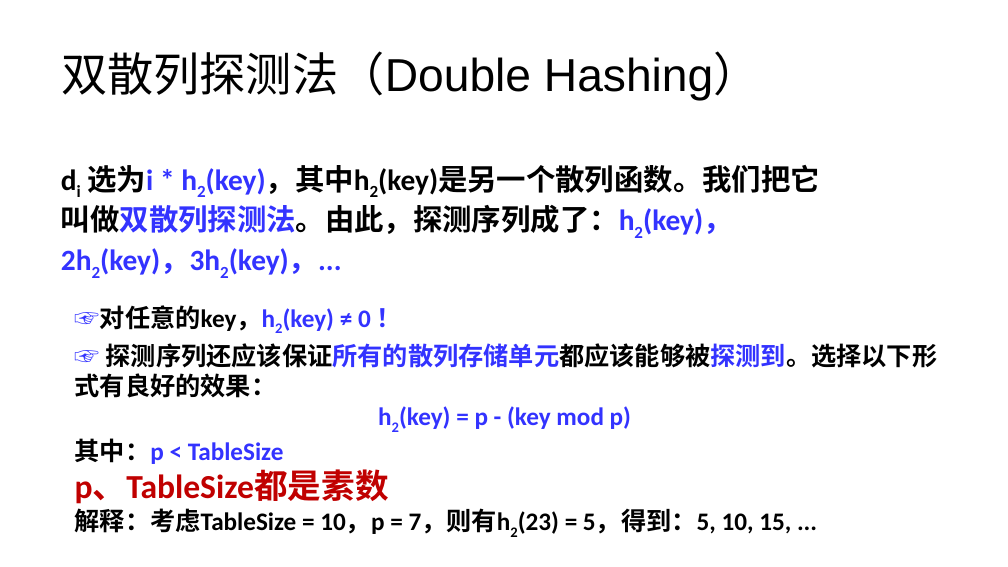
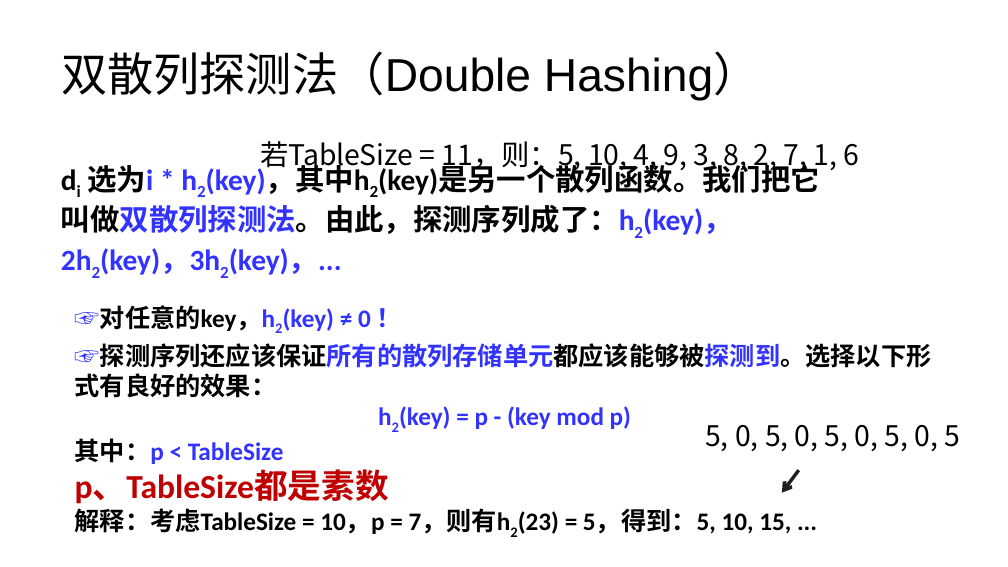
Before and after one commit to lezhang-thu/data-structure, a slide deck: slide 16 of 2022秋季-数据结构-散列查找.pptx. Drawn at 1008x567 pixels with LibreOffice and Linux fonts; fonts in the diff are those of the drawing. Boxes give left, top, right and bottom in pixels: in the first picture for what was removed or moved away, otherwise in the second. Text is boxed around its words. In the diff, an @@ line names an element or a change of style, - is before the commit and + after.

```diff
--- a/2022秋季-数据结构-散列查找.pptx
+++ b/2022秋季-数据结构-散列查找.pptx
@@ text added at (260,141,860,172), 27 pt, text #000000 @@
+若TableSize = 11，则：5, 10, 4, 9, 3, 8, 2, 7, 1, 6
@@ text at (75,343,932,398): spaces changed @@
-☞ 探测序列还应该保证所有的散列存储单元都应该能够被探测到。选择以下形式有良好的效果：
+☞探测序列还应该保证所有的散列存储单元都应该能够被探测到。选择以下形式有良好的效果：
@@ text added at (705,425,961,451), 27 pt, text #000000 @@
+5, 0, 5, 0, 5, 0, 5, 0, 5
@@ arrow added from (799, 470) to (782, 493), #202020 3.25 pt @@
```
Also in this commit, not shown: 8 other slides changed, 5 other files.
